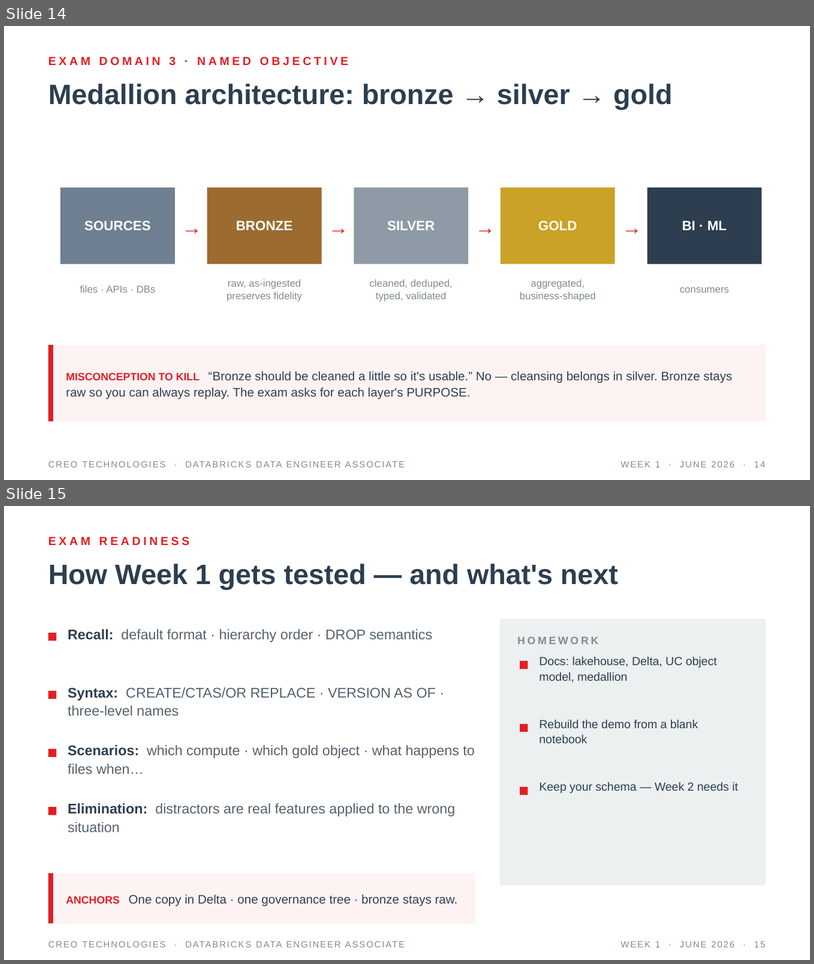
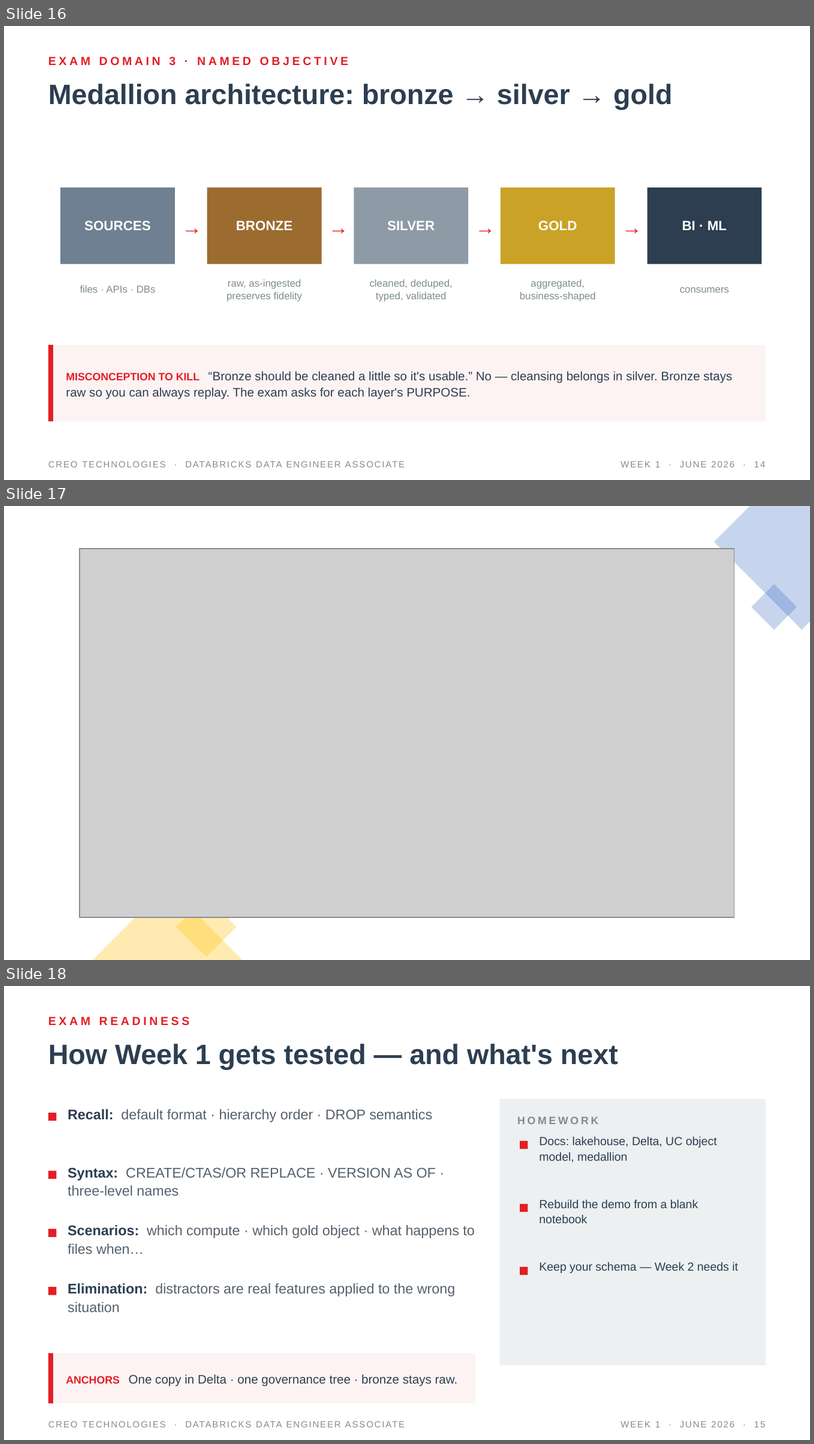
Before and after one commit to tatwan/Databricks_DE_Associate, a slide deck: slides/Week1_Lakehouse_Foundations.pptx. Shown one above the other, each under a label of ours: slides 14 and 15 before the commit, slides 16, 17 and 18 after it. The pictures are 814x964 and 814x1444 pixels, drawn with LibreOffice and Linux fonts; fonts in the diff are those of the drawing; grey boxes stand for pictures. Boxes give left, top, right and bottom in pixels: in the first picture for what was removed or moved away, otherwise in the second. Text is boxed around its words. In the diff, an @@ line names an element or a change of style, - is before the commit and + after.

```diff
--- a/slides/Week1_Lakehouse_Foundations.pptx
+++ b/slides/Week1_Lakehouse_Foundations.pptx
@@ slide 17 added at (x1=4, y1=506, x2=810, y2=960), background #FFFFFF @@
@@ freeform shape added at (x1=714, y1=506, x2=810, y2=630), fill #4472C4 at 30% opacity @@
@@ picture added at (x1=80, y1=549, x2=735, y2=917) @@
@@ rectangle added at (x1=752, y1=584, x2=798, y2=630), fill #4472C4 at 30% opacity @@
@@ triangle added at (x1=93, y1=884, x2=243, y2=959), fill #FFC000 at 30% opacity @@
@@ rectangle added at (x1=177, y1=897, x2=237, y2=957), fill #FFC000 at 30% opacity @@
@@ what was slide 14 is now slide 16 @@
@@ what was slide 15 is now slide 18 @@
```
Also in this commit, not shown: 3 slides changed, 2 other slides added, 11 other files.
